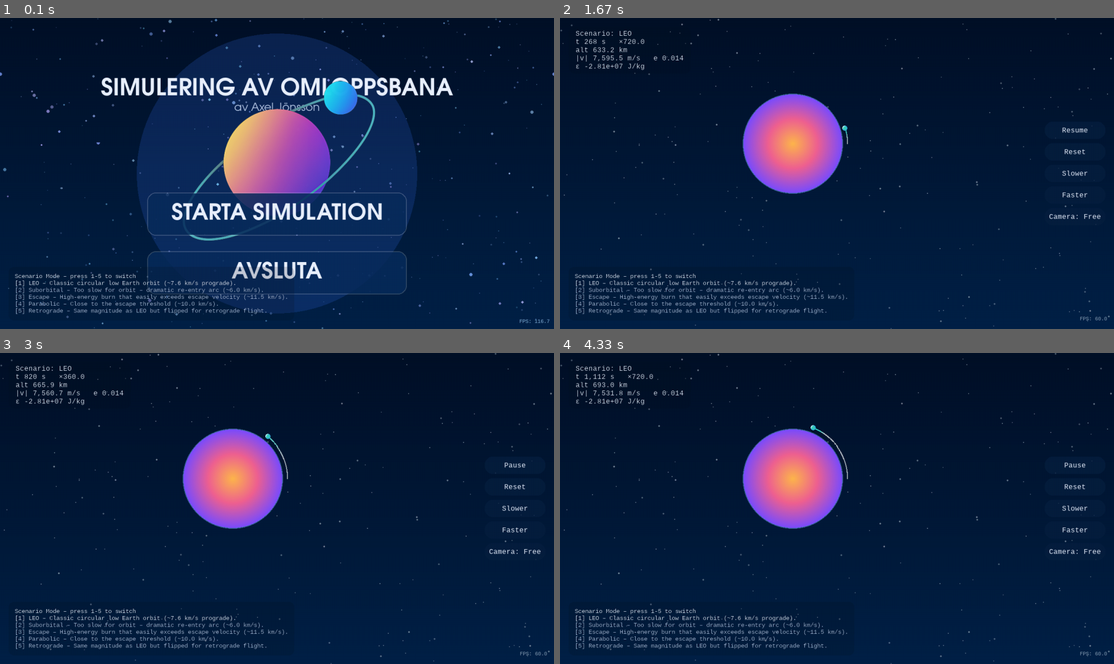
Above: before the commit, frames 1-4 (two rows, left to right).
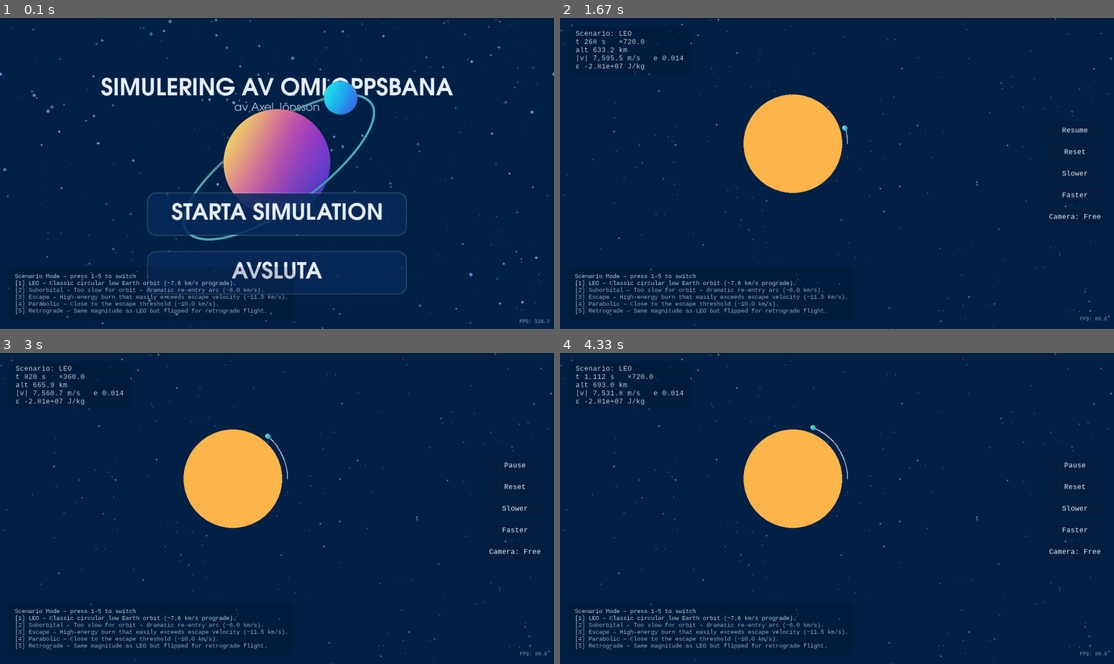
Above: after the commit, the same moments.

Repository: askel-dev/gymnasiearbete-omloppsbana
Game: pygame game, started from src/orbit_pygame.py
Two runs of this game, one before a commit and one after it. Both use one fixed random seed, a clock stepped at 60 frames per second and the inputs below.
Inputs (mouse positions are in pixels of both pictures, inside the frame that each line leads up to):
- Up to frame 1 (0.1 s): no input
- Up to frame 2 (1.67 s): press the mouse at (837, 213) at 0.37 s; move the mouse to (842, 238) at 0.47 s; release the mouse at (853, 263) at 0.6 s; press the mouse at (837, 213) at 0.7 s; move the mouse to (814, 189) at 0.8 s; release the mouse at (792, 161) at 0.93 s; hold Right 1-1.47 s; tap Space at 1.07, 1.37, 1.57 s; hold Up from 1.5 s (still down)
- Up to frame 3 (3 s): release Up at 1.8 s; hold Right 1.83-2.3 s; tap Space at 1.9, 2.2, 2.4, 2.7, 2.97 s; hold Left 2.33-2.87 s; hold Down from 2.9 s (still down)
- Up to frame 4 (4.33 s): release Down at 3.2 s; hold Left 3.23-3.63 s; tap Space at 3.3, 3.6, 3.73, 4.13 s; hold Up 3.67-4.03 s; hold Right from 4.07 s (still down)

The runs differ from the first frame. In frame 1, 20% of the frame differs, in the area x 0-100%, y 0-95%; in frame 2, 28%, in the area x 0-100%, y 0-57%; in frame 3, 28%; in frame 4, 28%.

Commit message:
Simplify rendering for performance

Diff:
--- a/src/orbit_pygame.py
+++ b/src/orbit_pygame.py
@@ -13,23 +13,6 @@
 from functools import lru_cache
 
 from logging_utils import RunLogger
-
-
-def create_vertical_gradient(
-    width: int,
-    height: int,
-    top_color: tuple[int, int, int],
-    bottom_color: tuple[int, int, int],
-) -> pygame.Surface:
-    surface = pygame.Surface((width, height))
-    for y in range(height):
-        ratio = y / max(1, height - 1)
-        color = tuple(
-            int(top_color[i] + (bottom_color[i] - top_color[i]) * ratio)
-            for i in range(3)
-        )
-        pygame.draw.line(surface, color, (0, y), (width, y))
-    return surface.convert()
 
 
 def draw_text_with_shadow(
@@ -58,31 +41,6 @@
     return tuple(int(c1[i] + (c2[i] - c1[i]) * t) for i in range(3))
 
 
-@lru_cache(maxsize=128)
-def _planet_surface(radius: int) -> pygame.Surface:
-    if radius <= 0:
-        return pygame.Surface((1, 1), pygame.SRCALPHA)
-
-    diameter = radius * 2
-    surface = pygame.Surface((diameter, diameter), pygame.SRCALPHA)
-    planet_center = radius - 0.5
-    for y in range(diameter):
-        for x in range(diameter):
-            dx = x - planet_center
-            dy = y - planet_center
-            dist = math.hypot(dx, dy)
-            if dist > radius:
-                continue
-            t = dist / max(1, radius)
-            if t <= 0.5:
-                color = _lerp_color(PLANET_COLOR_CORE, PLANET_COLOR_MID, t / 0.5)
-            else:
-                color = _lerp_color(PLANET_COLOR_MID, PLANET_COLOR_EDGE, (t - 0.5) / 0.5)
-            surface.set_at((x, y), (*color, 255))
-
-    return surface
-
-
 def draw_earth(
     surface: pygame.Surface,
     position: tuple[int, int],
@@ -92,22 +50,16 @@
 ) -> None:
     if radius <= 0:
         return
-    earth_surface = _planet_surface(radius)
+    diameter = radius * 2
+    earth_surface = pygame.Surface((diameter, diameter), pygame.SRCALPHA)
+    pygame.draw.circle(
+        earth_surface,
+        PLANET_COLOR,
+        (radius, radius),
+        radius,
+    )
     rect = earth_surface.get_rect(center=position)
     surface.blit(earth_surface, rect)
-    if atmosphere_thickness > 0:
-        ring_radius = radius + atmosphere_thickness
-        if ring_radius > 0:
-            ring_surface = pygame.Surface((ring_radius * 2, ring_radius * 2), pygame.SRCALPHA)
-            pygame.draw.circle(
-                ring_surface,
-                ATMOSPHERE_RING_COLOR,
-                (ring_radius, ring_radius),
-                ring_radius,
-                atmosphere_thickness,
-            )
-            ring_rect = ring_surface.get_rect(center=position)
-            surface.blit(ring_surface, ring_rect)
 
 
 @lru_cache(maxsize=64)
@@ -268,47 +220,14 @@
         return
 
     radius = diameter // 2
-    glow_radius = int(radius * 1.35)
-    placeholder_surface = pygame.Surface((glow_radius * 2, glow_radius * 2), pygame.SRCALPHA)
+    planet_surface = pygame.Surface((diameter, diameter), pygame.SRCALPHA)
     pygame.draw.circle(
-        placeholder_surface,
-        MENU_PLANET_GLOW_COLOR,
-        (glow_radius, glow_radius),
-        glow_radius,
+        planet_surface,
+        PLANET_COLOR,
+        (radius, radius),
+        radius,
     )
-
-    planet_surface = _planet_surface(radius)
-    planet_rect = planet_surface.get_rect(center=(glow_radius, glow_radius))
-    placeholder_surface.blit(planet_surface, planet_rect)
-
-    orbit_surface = pygame.Surface((glow_radius * 2, glow_radius * 2), pygame.SRCALPHA)
-    orbit_rect = pygame.Rect(0, 0, int(radius * 2.6), int(radius * 1.6))
-    orbit_rect.center = (glow_radius, glow_radius + MENU_PLANET_ORBIT_OFFSET)
-    pygame.draw.ellipse(
-        orbit_surface,
-        MENU_PLANET_RING_COLOR,
-        orbit_rect,
-        MENU_PLANET_RING_WIDTH,
-    )
-    orbit_surface = pygame.transform.rotate(orbit_surface, -18)
-    placeholder_surface.blit(orbit_surface, (0, 0))
-
-    satellite_radius = max(3, radius // 7)
-    satellite_angle = math.radians(32)
-    satellite_distance = radius + int(radius * 0.55)
-    satellite_pos = (
-        glow_radius + int(math.cos(satellite_angle) * satellite_distance),
-        glow_radius - int(math.sin(satellite_angle) * satellite_distance),
-    )
-    pygame.draw.circle(
-        placeholder_surface,
-        MENU_PLANET_RING_COLOR,
-        satellite_pos,
-        satellite_radius,
-    )
-
-    placeholder_surface.set_alpha(MENU_PLANET_PLACEHOLDER_ALPHA)
-    surface.blit(placeholder_surface, placeholder_surface.get_rect(center=center))
+    surface.blit(planet_surface, planet_surface.get_rect(center=center))
 
 
 def draw_velocity_arrow(surface: pygame.Surface, start: tuple[int, int], end: tuple[int, int], head_length: int, head_angle: float) -> None:
@@ -658,11 +577,8 @@
 # Dessa värden sätts om efter att displayen initierats, men behöver
 # startvärden för typkontroller och tooling.
 WIDTH, HEIGHT = 1000, 800
-BG_COLOR_TOP = (0, 17, 40)
-BG_COLOR_BOTTOM = (0, 34, 72)
-PLANET_COLOR_CORE = (255, 183, 77)
-PLANET_COLOR_MID = (240, 98, 146)
-PLANET_COLOR_EDGE = (124, 77, 255)
+BACKGROUND_COLOR = (0, 34, 72)
+PLANET_COLOR = (255, 183, 77)
 SAT_COLOR_CORE = (65, 224, 162)
 SAT_COLOR_EDGE = (42, 170, 226)
 SAT_HIGHLIGHT_COLOR = (206, 255, 250)
@@ -676,8 +592,6 @@
 ORBIT_PRIMARY_COLOR = (255, 255, 255, 180)
 ORBIT_SECONDARY_COLOR = (220, 236, 255, 140)
 ORBIT_LINE_WIDTH = 2
-TRAIL_COLOR = (46, 209, 195)
-TRAIL_MAX_DURATION = 1.0
 VEL_COLOR = (46, 209, 195)
 BUTTON_COLOR = (8, 32, 64, int(255 * 0.78))
 BUTTON_HOVER_COLOR = (18, 52, 94, int(255 * 0.88))
@@ -692,11 +606,6 @@
 MENU_BUTTON_BORDER_COLOR = (255, 255, 255, 50)
 MENU_BUTTON_TEXT_COLOR = (234, 241, 255)
 MENU_BUTTON_RADIUS = 20
-MENU_PLANET_GLOW_COLOR = (88, 146, 255, 70)
-MENU_PLANET_RING_COLOR = (93, 200, 255, 200)
-MENU_PLANET_RING_WIDTH = 4
-MENU_PLANET_ORBIT_OFFSET = 18
-MENU_PLANET_PLACEHOLDER_ALPHA = 220
 LABEL_BACKGROUND_COLOR = (12, 18, 30, int(255 * 0.18))
 LABEL_MARKER_COLOR = (46, 209, 195)
 LABEL_TEXT_COLOR = (234, 241, 255)
@@ -729,7 +638,6 @@
 ATM_GLOW_OUTER_ALPHA = 90
 ATM_GLOW_INNER_ALPHA = 180
 ATM_GLOW_RADIUS_FACTOR = 2.6
-ATMOSPHERE_RING_COLOR = (120, 180, 255, 120)
 
 IMPACT_FREEZE_DELAY = 0.7
 IMPACT_HUD_ALPHA_FACTOR = 0.35
@@ -1008,7 +916,6 @@
     update_display_metrics(screen_width, screen_height)
 
     overlay_size = (WIDTH, HEIGHT)
-    trail_surface = pygame.Surface(overlay_size, pygame.SRCALPHA)
     orbit_layer = pygame.Surface(overlay_size, pygame.SRCALPHA)
     label_layer = pygame.Surface(overlay_size, pygame.SRCALPHA)
     grid_surface = pygame.Surface(overlay_size, pygame.SRCALPHA)
@@ -1096,21 +1003,10 @@
     title_font_size = max(48, int(min_dimension * 0.075))
     subtitle_font_size = max(26, int(min_dimension * 0.032))
 
-    gradient_bg = create_vertical_gradient(WIDTH, HEIGHT, BG_COLOR_TOP, BG_COLOR_BOTTOM)
-    menu_background = gradient_bg.copy()
+    background_color = BACKGROUND_COLOR
     menu_parallax_layers = generate_menu_parallax_layers(WIDTH, HEIGHT)
     menu_mouse_offset = [0.0, 0.0]
     menu_last_time = time.perf_counter()
-
-    menu_glow_surface = pygame.Surface((WIDTH, HEIGHT), pygame.SRCALPHA)
-    glow_radius = int(min(WIDTH, HEIGHT) * 0.45)
-    pygame.draw.circle(
-        menu_glow_surface,
-        (70, 120, 255, 45),
-        (WIDTH // 2, HEIGHT // 2),
-        glow_radius,
-    )
-    menu_background.blit(menu_glow_surface, (0, 0))
 
     title_font = load_font(["montserrat", "futura", "avenir", "arial"], title_font_size, bold=True)
     subtitle_font = load_font(["montserrat", "futura", "avenir", "arial"], subtitle_font_size)
@@ -1217,7 +1113,6 @@
     orbit_prediction_points: list[tuple[float, float]] = []
 
     orbit_markers: deque[tuple[str, float, float, float]] = deque(maxlen=20)
-    trail_history: deque[tuple[float, float, float]] = deque(maxlen=1200)
     pinned_markers: dict[str, tuple[float, float, float]] = {}
     pin_feedback_text: str | None = None
     pin_feedback_time = 0.0
@@ -1253,7 +1148,7 @@
         nonlocal r, v, t_sim, paused, ppm, real_time_speed
         nonlocal accumulator, last_time, log_step_counter, prev_r, prev_dr
         nonlocal impact_logged, escape_logged, ppm_target
-        nonlocal camera_center, orbit_markers, camera_target, trail_history
+        nonlocal camera_center, orbit_markers, camera_target
         nonlocal camera_mode, is_dragging_camera
         nonlocal orbit_prediction_period, orbit_prediction_points
         nonlocal pinned_markers, pin_feedback_text, pin_feedback_time
@@ -1282,7 +1177,6 @@
         pinned_markers.clear()
         pin_feedback_text = None
         pin_feedback_time = 0.0
-        trail_history.clear()
         camera_center[:] = (0.0, 0.0)
         camera_target[:] = (0.0, 0.0)
         camera_mode = "earth"
@@ -1551,17 +1445,14 @@
             overlay_size = current_size
             update_display_metrics(*current_size)
             update_sim_button_layout()
-            trail_surface = pygame.Surface(overlay_size, pygame.SRCALPHA)
             orbit_layer = pygame.Surface(overlay_size, pygame.SRCALPHA)
             label_layer = pygame.Surface(overlay_size, pygame.SRCALPHA)
             grid_surface = pygame.Surface(overlay_size, pygame.SRCALPHA)
 
-        trail_surface.fill((0, 0, 0, 0))
         orbit_layer.fill((0, 0, 0, 0))
         label_layer.fill((0, 0, 0, 0))
         if grid_overlay_enabled:
             grid_surface.fill((0, 0, 0, 0))
-        trail_drawn = False
         orbit_drawn = False
         labels_drawn = False
         # --- Input ---
@@ -1670,7 +1561,7 @@
             menu_mouse_offset[0] += (target_offset_x - menu_mouse_offset[0]) * smoothing
             menu_mouse_offset[1] += (target_offset_y - menu_mouse_offset[1]) * smoothing
 
-            screen.blit(menu_background, (0, 0))
+            screen.fill(background_color)
             for layer in menu_parallax_layers:
                 layer.draw(screen, (menu_mouse_offset[0], menu_mouse_offset[1]))
 
@@ -1773,8 +1664,6 @@
                 if event_type is not None:
                     orbit_markers.append((event_type, float(r[0]), float(r[1]), rmag))
                     refresh_pinned_marker(event_type)
-
-                trail_history.append((float(r[0]), float(r[1]), time.perf_counter()))
 
                 vmag = float(np.linalg.norm(v))
                 eps = float(energy_specific(r, v))
@@ -1873,10 +1762,6 @@
             accumulator = 0.0
 
         now_time = time.perf_counter()
-        cutoff_time = now_time - TRAIL_MAX_DURATION
-        while trail_history and trail_history[0][2] < cutoff_time:
-            trail_history.popleft()
-
         # --- Render ---
         target_hud_alpha = float(HUD_TEXT_ALPHA_BASE)
         if (
@@ -1912,7 +1797,7 @@
         camera_center += (camera_target - camera_center) * 0.1
 
         # Bakgrund
-        screen.blit(gradient_bg, (0, 0))
+        screen.fill(background_color)
         draw_starfield(screen, camera_center, ppm)
 
         camera_center_tuple = (float(camera_center[0]), float(camera_center[1]))
@@ -2007,26 +1892,6 @@
                         ring_width,
                     )
                     screen.blit(ring_surface, (0, 0))
-
-        if len(trail_history) >= 2:
-            trail_points: list[tuple[tuple[int, int], int]] = []
-            for px, py, ts in trail_history:
-                age = now_time - ts
-                if age > TRAIL_MAX_DURATION:
-                    continue
-                point = world_to_screen(px, py, ppm, camera_center_tuple)
-                alpha = int(255 * clamp(1.0 - age / TRAIL_MAX_DURATION, 0.0, 1.0))
-                trail_points.append((point, alpha))
-            if len(trail_points) >= 2:
-                for (p1, a1), (p2, a2) in zip(trail_points[:-1], trail_points[1:]):
-                    alpha = min(a1, a2)
-                    if alpha <= 0:
-                        continue
-                    color = (*TRAIL_COLOR, alpha)
-                    pygame.draw.line(trail_surface, color, p1, p2, 2)
-                trail_drawn = True
-        if trail_drawn:
-            screen.blit(trail_surface, (0, 0))
 
         sat_pos = world_to_screen(r[0], r[1], ppm, camera_center_tuple)
         sat_radius_px = compute_satellite_radius(rmag)
